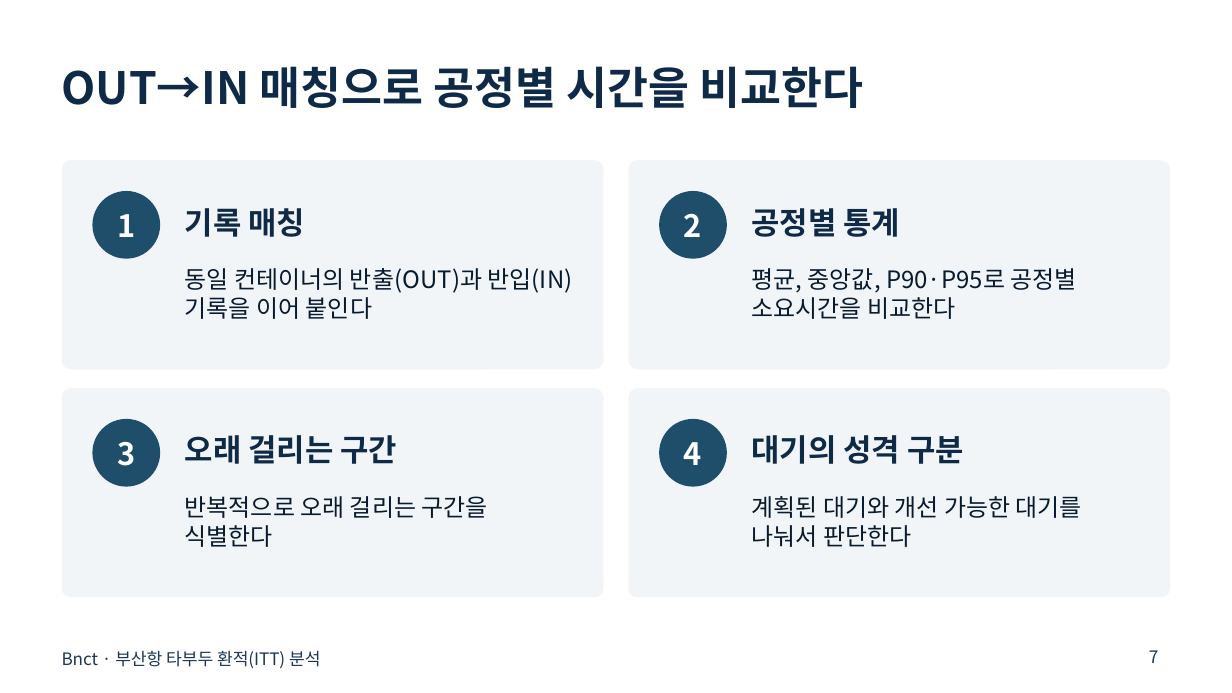
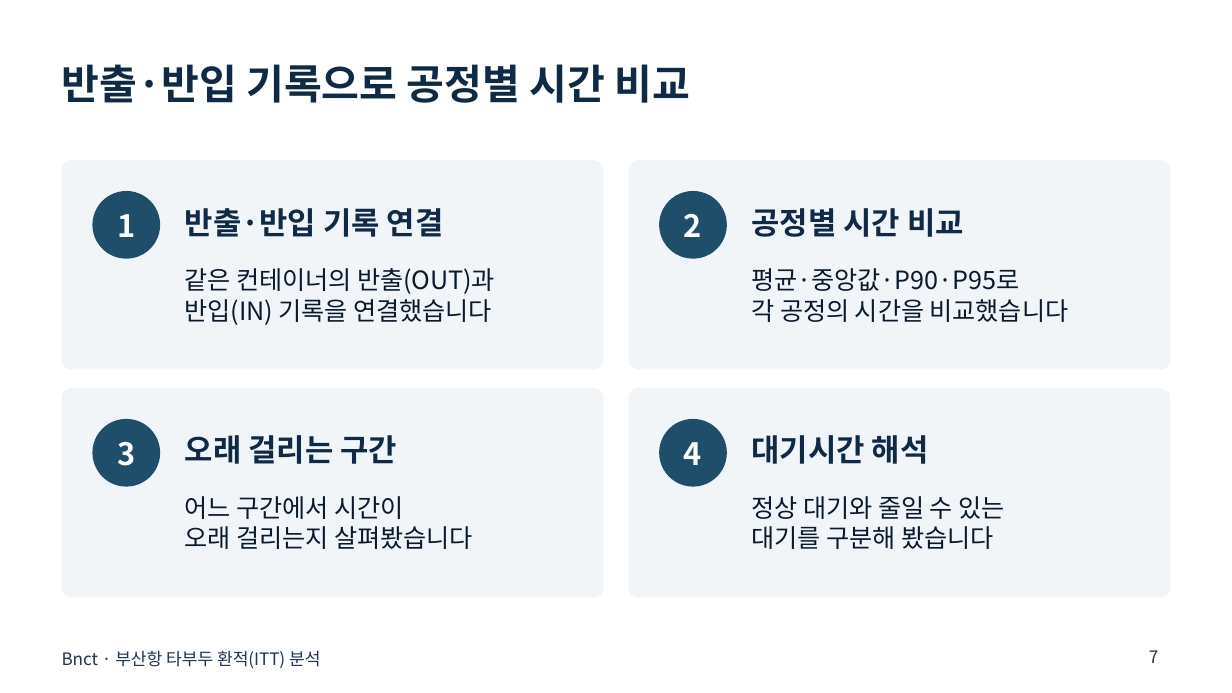
Before and after one commit to busan-itt/PPT, a slide deck: slide 7 of busan_itt_presentation.pptx. Drawn at 1232x693 pixels with LibreOffice and Linux fonts; fonts in the diff are those of the drawing. Boxes give left, top, right and bottom in pixels: in the first picture for what was removed or moved away, otherwise in the second. Text is boxed around its words. In the diff, an @@ line names an element or a change of style, - is before the commit and + after.

Commit message:
발표자료 가독성 개선 및 원본 수치·용어 검증 반영

```diff
--- a/busan_itt_presentation.pptx
+++ b/busan_itt_presentation.pptx
@@ title at (x1=62, y1=64, x2=690, y2=103): text changed; size 26 to 24 pt @@
-OUT→IN 매칭으로 공정별 시간을 비교한다
+반출·반입 기록으로 공정별 시간 비교
@@ text at (x1=185, y1=208, x2=444, y2=237): text changed @@
-기록 매칭
+반출·반입 기록 연결
@@ text at (x1=751, y1=208, x2=964, y2=237): text changed @@
-공정별 통계
+공정별 시간 비교
@@ text at (x1=185, y1=268, x2=495, y2=325): text changed; size 14 to 14.6 pt @@
-동일 컨테이너의 반출(OUT)과 반입(IN) 기록을 이어 붙인다
+같은 컨테이너의 반출(OUT)과
+반입(IN) 기록을 연결했습니다
@@ text at (x1=751, y1=268, x2=1068, y2=322): text changed; size 14 to 14.6 pt @@
-평균, 중앙값, P90·P95로 공정별 소요시간을 비교한다
+평균·중앙값·P90·P95로
+각 공정의 시간을 비교했습니다
@@ text at (x1=751, y1=435, x2=929, y2=464): text changed @@
-대기의 성격 구분
+대기시간 해석
@@ text at (x1=185, y1=496, x2=473, y2=549): text changed; size 14 to 14.6 pt @@
-반복적으로 오래 걸리는 구간을 식별한다
+어느 구간에서 시간이
+오래 걸리는지 살펴봤습니다
@@ text at (x1=751, y1=496, x2=1004, y2=549): text changed; size 14 to 14.6 pt @@
-계획된 대기와 개선 가능한 대기를 나눠서 판단한다
+정상 대기와 줄일 수 있는
+대기를 구분해 봤습니다
```
Also in this commit, not shown: 10 other slides changed, 8 slides added, 7 slides removed, 2 other files.
